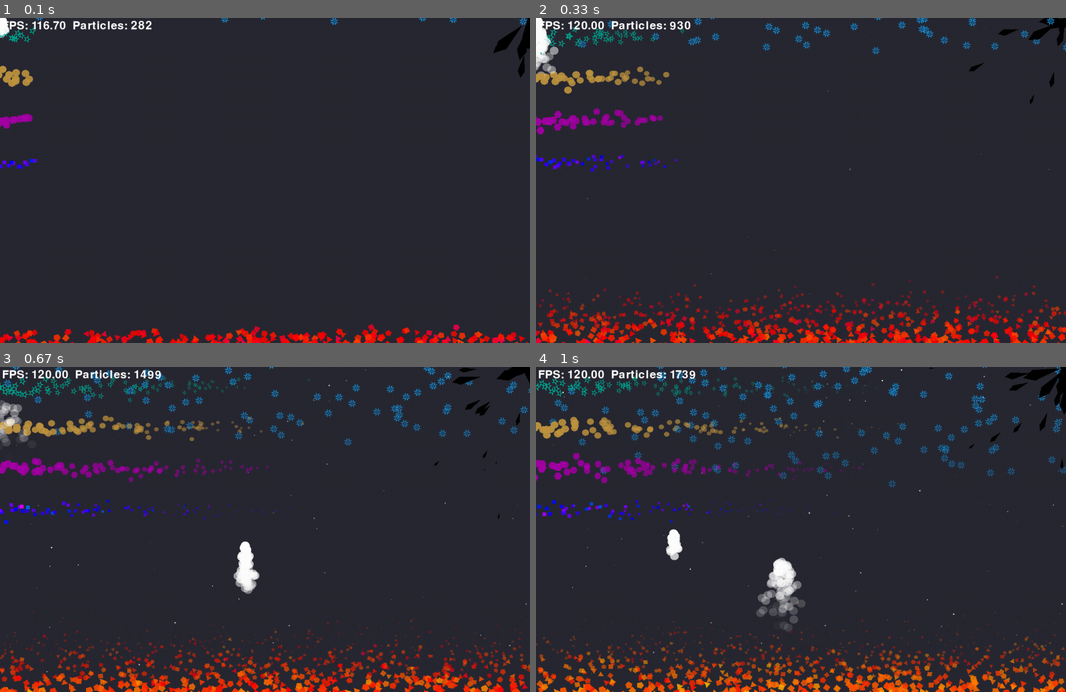
Above: before the commit, frames 1-4 (two rows, left to right).
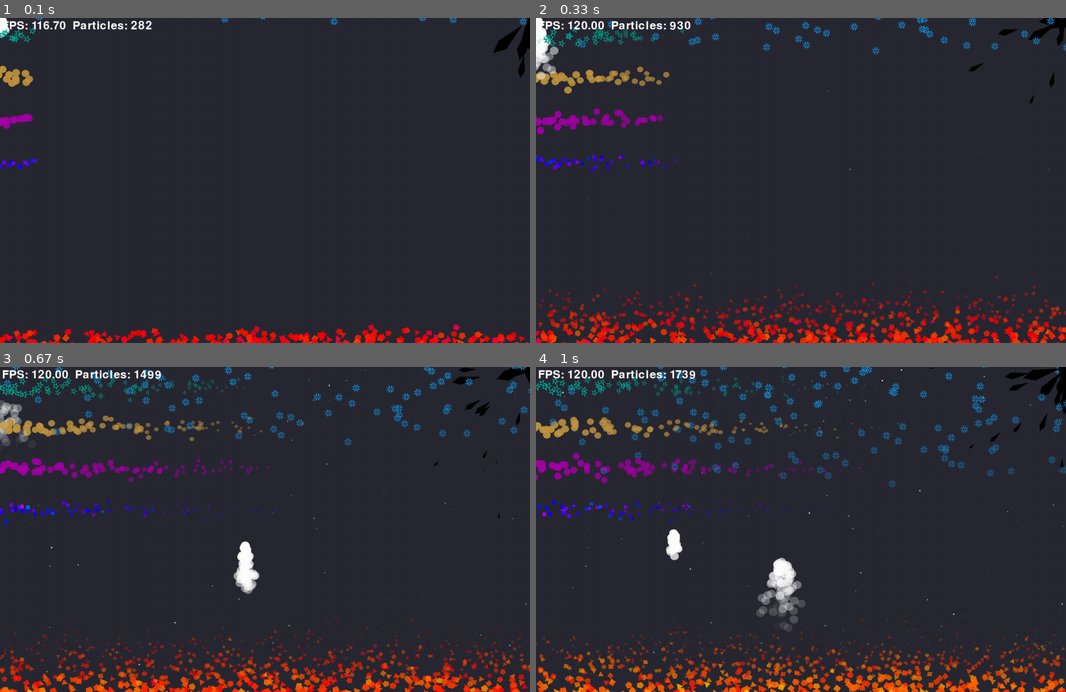
Above: after the commit, the same moments.

Repository: ddorn/flyre
Game: pygame game, started from engine/particles.py
Same seed, same stepped clock (60 frames per second), same inputs: the game is played once before the commit and once after it.
Inputs (mouse positions are in pixels of both pictures, inside the frame that each line leads up to):
- Up to frame 1 (0.1 s): no input
- Up to frame 2 (0.33 s): no input
- Up to frame 3 (0.67 s): move the mouse to (243, 542) at 0.37 s
- Up to frame 4 (1 s): move the mouse to (673, 532) at 0.87 s

The runs differ from the first frame. In frame 1, less than 0.1% of the frame differs, in the area x 0-95%, y 3-100%; in frame 2, 0.2%; in frame 3, 0.3%, in the area x 0-100%, y 0-100%; in frame 4, 0.2%.

Commit message:
crits and bullet damage

Diff:
--- a/engine/particles.py
+++ b/engine/particles.py
@@ -190,9 +190,10 @@
             self._p.animations.append(animation)
             return self
 
-        def anim_fade(self):
+        def anim_fade(self, fade_start=0):
             def fade(particle):
-                alpha = int(255 * (1 - particle.life_prop))
+                t = (particle.life_prop - fade_start) / (1 - fade_start)
+                alpha = int(255 * (1 - t))
                 particle.alpha = alpha
 
             return self.anim(fade)
--- a/engine/utils.py
+++ b/engine/utils.py
@@ -1,4 +1,5 @@
 from functools import lru_cache
+from math import exp
 from random import uniform
 from typing import Tuple
 
@@ -117,3 +118,9 @@
     """
 
     return rect.x - rect.w * prop_x, rect.y - rect.h * prop_y
+
+
+def bounce(x, f=0.2, k=60):
+    """Easing function that bonces over 1 and then stabilises."""
+    s = max(x - f, 0.0)
+    return min(x * x / (f * f), 1 + (2.0 / f) * s * exp(-k * s))
--- a/objects/bullets.py
+++ b/objects/bullets.py
@@ -1,18 +1,21 @@
+from math import exp
 from random import gauss, random, uniform
 
 from constants import *
-from engine import LineParticle, SquareParticle
-from engine.assets import tilemap
+from engine import ImageParticle, LineParticle, SquareParticle
+from engine.assets import font, tilemap
 from engine.object import Object, SpriteObject
-from engine.utils import from_polar, vec2int
+from engine.utils import bounce, from_polar, vec2int
 
 __all__ = ["Bullet", "Laser"]
 
 
 class BaseBullet:
-    def __init__(self, owner, damage=100):
+    def __init__(self, owner, damage=100, speed=5, crit=False):
         self.owner = owner
         self.damage = damage
+        self.speed = speed
+        self.crit = crit
 
     def logic(self, state):
         if self.owner is state.player:
@@ -33,15 +36,15 @@
     SPEED = 5
     SIZE = (1, 1)
 
-    def __init__(self, pos, direction, owner, damage=100):
-        BaseBullet.__init__(self, owner, damage)
+    def __init__(self, pos, direction, owner, damage=100, speed=5, crit=False):
+        BaseBullet.__init__(self, owner, damage, speed, crit)
 
         img = tilemap("sprites", 0, 0, 16)
         rect = img.get_bounding_rect()
         img = img.subsurface(rect)
 
         vel = pygame.Vector2(direction)
-        vel.scale_to_length(self.SPEED)
+        vel.scale_to_length(self.speed)
         w, h = img.get_size()
 
         # noinspection PyTypeChecker
@@ -61,7 +64,7 @@
         if other.rect.collidepoint(self.pos):
             other.hit(self)
             self.alive = False
-            for _ in range(12):
+            for _ in range(36 if self.crit else 12):
                 state.particles.add(
                     LineParticle(gauss(8, 2), YELLOW)
                     .builder()
@@ -74,6 +77,25 @@
                     .anim_fade()
                     .build()
                 )
+            if self.crit:
+                crit_text = font(42).render("CRIT!", False, RED)
+
+                def expand(particle):
+                    particle.size = 20 * bounce(particle.life_prop)
+                    particle.need_redraw = True
+
+                state.particles.add(
+                    ImageParticle(crit_text)
+                    .builder()
+                    .at(self.pos, 0)
+                    .velocity(0)
+                    .sized(4)
+                    .anim(expand)
+                    .anim_fade(0.75)
+                    .living(2 * 60)
+                    .build()
+                )
+
             return True
         return False
 
--- a/objects/enemies.py
+++ b/objects/enemies.py
@@ -25,7 +25,7 @@
         # self.behavior = StationaryMultipleShooter(self)
 
     def logic(self, state):
-        clamp_length(self.vel, self.MAX_SPEED)
+        clamp_length(self.vel, self.max_speed)
         super().logic(state)
 
         angle_towards_player = -90 + (
--- a/objects/other.py
+++ b/objects/other.py
@@ -1,108 +1,19 @@
 from glob import glob
-from random import choice, gauss, randint, uniform
+from random import choice, randint, uniform
 
 import pygame
 from pygame import Vector2
 
-from .bullets import Bullet
 from constants import ANIMATIONS, DEBUG, WORLD, YELLOW
 from engine import (
     Animation,
-    App,
     GFX,
-    ImageParticle,
     Object,
-    SpriteObject,
-    SquareParticle,
 )
-from engine.assets import font, tilemap
-from engine.object import Entity
-from engine.pygame_input import Axis
-from engine.utils import chrange, random_in_rect, clamp
-
-
-__all__ = ["Planet", "Player", "Debug", "Title"]
-
-
-class Player(Entity):
-    SCALE = 2
-
-    MAX_SPEED = 4
-    SIZE = pygame.Vector2(17, 13) * SCALE
-    OFFSET = pygame.Vector2(-7, -11)
-    JET1 = pygame.Vector2(14, 22)
-    JET2 = pygame.Vector2(15, 22)
-    GUN1 = Vector2(8, 14)
-    GUN2 = Vector2(22, 14)
-
-    INVICIBILITY_DURATION = 30
-
-    def __init__(self, pos):
-        image = tilemap("spaceships", 0, 0)
-
-        self.score = 0
-
-        super().__init__(pos, image, self.OFFSET, self.SIZE)
-
-    def move_horizontally(self, value: Axis):
-        self.vel.x = value.value * self.MAX_SPEED
-
-    def move_vertically(self, value: Axis):
-        self.vel.y = value.value * self.MAX_SPEED
-
-    def fire(self, state):
-        state.add(Bullet(self.sprite_to_screen(self.GUN1) + (1, 0), (0, -1), self))
-        state.add(Bullet(self.sprite_to_screen(self.GUN2) + (1, 0), (0, -1), self))
-
-    def hit(self, bullet):
-        if not self.invincible:
-            App.current_state().do_shake(3)
-            self.damage(bullet.damage)
-
-    def logic(self, state):
-        if self.vel.length() > self.MAX_SPEED:
-            self.vel.scale_to_length(self.MAX_SPEED)
-
-        for jet in (self.JET1, self.JET2):
-            state.particles.add(
-                SquareParticle(YELLOW)
-                .builder()
-                .at(self.sprite_to_screen(jet), gauss(90, 10))
-                .sized(4)
-                .living(5)
-                .constant_force(self.vel / 2)
-                .velocity(gauss(4, 0.6),)
-                .anim_fade()
-                .build()
-            )
-
-        super().logic(state)
-
-        self.pos.x = clamp(self.pos.x, WORLD.left, WORLD.right - self.size.x)
-        self.pos.y = clamp(self.pos.y, WORLD.top, WORLD.bottom - self.size.y)
-
-        state.debug.point(*self.center)
-
-    def draw(self, gfx):
-        super().draw(gfx)
-        score = font(20).render(str(self.score), False, YELLOW)
-        gfx.blit(score, topleft=WORLD.topleft + Vector2(10, 7))
-
-    def did_kill(self, enemy):
-        bonus = 100
-        self.score += bonus
-
-        surf = font(20).render(str(bonus), False, YELLOW)
-        App.current_state().particles.add(
-            ImageParticle(surf)
-            .builder()
-            .at(enemy.pos, -90)
-            .velocity(1)
-            .sized(10)
-            .living(60)
-            .acceleration(-1 / 60)
-            .build()
-        )
+from engine.assets import font
+from engine.utils import chrange, random_in_rect
+
+__all__ = ["Planet", "Debug", "Title"]
 
 
 class Planet(Object):
--- /dev/null
+++ b/objects/player.py
@@ -0,0 +1,103 @@
+from random import gauss, random
+
+import pygame
+from pygame import Vector2
+
+from constants import WORLD, YELLOW
+from engine import App, Entity, ImageParticle, SquareParticle
+from engine.assets import font, tilemap
+from engine.pygame_input import Axis
+from engine.utils import clamp
+from objects import Bullet, SpaceShip
+
+
+class Player(SpaceShip):
+    SCALE = 2
+
+    SIZE = pygame.Vector2(17, 13) * SCALE
+    OFFSET = pygame.Vector2(-7, -11)
+    JET1 = pygame.Vector2(14, 22)
+    JET2 = pygame.Vector2(15, 22)
+    GUN1 = Vector2(8, 14)
+    GUN2 = Vector2(22, 14)
+
+    INVICIBILITY_DURATION = 30
+
+    def __init__(self, pos):
+        image = tilemap("spaceships", 0, 0)
+
+        self.score = 0
+
+        super().__init__(pos, image, self.OFFSET, self.SIZE)
+        self.max_speed = 4
+
+    def move_horizontally(self, value: Axis):
+        self.vel.x = value.value * self.max_speed
+
+    def move_vertically(self, value: Axis):
+        self.vel.y = value.value * self.max_speed
+
+    def fire(self, state):
+
+        for pos in (self.GUN1, self.GUN2):
+            crit = random() < self.crit_chance
+            state.add(
+                Bullet(
+                    self.sprite_to_screen(pos) + (1, 0),
+                    (0, -1),
+                    self,
+                    self.bullet_damage * (1 if not crit else self.crit_mult),
+                    self.bullet_speed,
+                    crit,
+                )
+            )
+
+    def hit(self, bullet):
+        if not self.invincible:
+            App.current_state().do_shake(3)
+            self.damage(bullet.damage)
+
+    def logic(self, state):
+        if self.vel.length() > self.max_speed:
+            self.vel.scale_to_length(self.max_speed)
+
+        for jet in (self.JET1, self.JET2):
+            state.particles.add(
+                SquareParticle(YELLOW)
+                .builder()
+                .at(self.sprite_to_screen(jet), gauss(90, 10))
+                .sized(4)
+                .living(5)
+                .constant_force(self.vel / 2)
+                .velocity(gauss(4, 0.6),)
+                .anim_fade()
+                .build()
+            )
+
+        super().logic(state)
+
+        self.pos.x = clamp(self.pos.x, WORLD.left, WORLD.right - self.size.x)
+        self.pos.y = clamp(self.pos.y, WORLD.top, WORLD.bottom - self.size.y)
+
+        state.debug.point(*self.center)
+
+    def draw(self, gfx):
+        super().draw(gfx)
+        score = font(20).render(str(self.score), False, YELLOW)
+        gfx.blit(score, topleft=WORLD.topleft + Vector2(10, 7))
+
+    def did_kill(self, enemy):
+        bonus = 100
+        self.score += bonus
+
+        surf = font(20).render(str(bonus), False, YELLOW)
+        App.current_state().particles.add(
+            ImageParticle(surf)
+            .builder()
+            .at(enemy.pos, -90)
+            .velocity(1)
+            .sized(10)
+            .living(60)
+            .acceleration(-1 / 60)
+            .build()
+        )
--- a/objects/skilltree.py
+++ b/objects/skilltree.py
@@ -6,7 +6,7 @@
 from constants import YELLOW
 from engine import Object
 from engine.assets import tilemap
-from objects import Player
+from objects.player import Player
 
 
 @dataclass
--- a/objects/spaceship.py
+++ b/objects/spaceship.py
@@ -27,12 +27,35 @@
 
 class SpaceShip(Entity):
     GUN = (16, 18)
-    MAX_SPEED = 3
-    MAX_THRUST = MAX_SPEED / 15
+    MAX_THRUST = 0.2
+
+    def __init__(
+        self,
+        pos,
+        image: pygame.Surface,
+        offset=(0, 0),
+        size=(1, 1),
+        vel=(0, 0),
+        rotation=0,
+        max_life=1000,
+    ):
+        super().__init__(pos, image, offset, size, vel, rotation, max_life)
+
+        self.max_speed = 3
+        self.bullet_speed = 10
+        self.bullet_damage = 100
+        self.crit_chance = 0.3
+        self.crit_mult = 3
+        self.nb_bullets = 1
+        self.regen = 0
+        self.fire_chance = 0
+        self.fire_dmg = 0.1
+        self.fire_duration = 2
+        self.shield = False
 
     def force_to_move_towards(self, goal):
         direction = goal - self.pos
-        direction.scale_to_length(self.MAX_SPEED)
+        direction.scale_to_length(self.max_speed)
 
         perp = part_perp_to(direction, self.vel)
         return perp
@@ -48,7 +71,7 @@
         return slow_force
 
     def force_to_accelerate(self):
-        if self.vel.length() < self.MAX_SPEED:
+        if self.vel.length() < self.max_speed:
             return self.vel * self.MAX_THRUST
         return pygame.Vector2()
 
@@ -148,7 +171,7 @@
             thrust += self.force_to_avoid(player.pos, 100) * 0.3
             # don't go too far either
             thrust += self.force_to_stay_close(player.pos, 300)
-            thrust += self.force_to_slow_down(self.MAX_SPEED / 5) * 0.1
+            thrust += self.force_to_slow_down(self.max_speed / 5) * 0.1
             thrust += self.force_to_stay_up(WORLD.height / 4)
 
             thrust += self.force_to_avoid_walls(30)
@@ -170,7 +193,7 @@
     def charge_to_player(self):
         direction = self.state.player.pos - self.pos
         direction.scale_to_length(self.MAX_THRUST * 3)
-        self.MAX_SPEED *= 4
+        self.max_speed *= 4
         rotation = self.rotation
         while WORLD.colliderect(self.rect):
             self.vel += direction
--- a/states/game.py
+++ b/states/game.py
@@ -6,7 +6,8 @@
 from engine.state_machine import State
 from engine.utils import mix, random_in_rect
 from level import LEVELS
-from objects import Planet, Player, Title
+from objects import Planet, Title
+from objects.player import Player
 from objects.skilltree import SKILLTREE
 
 
